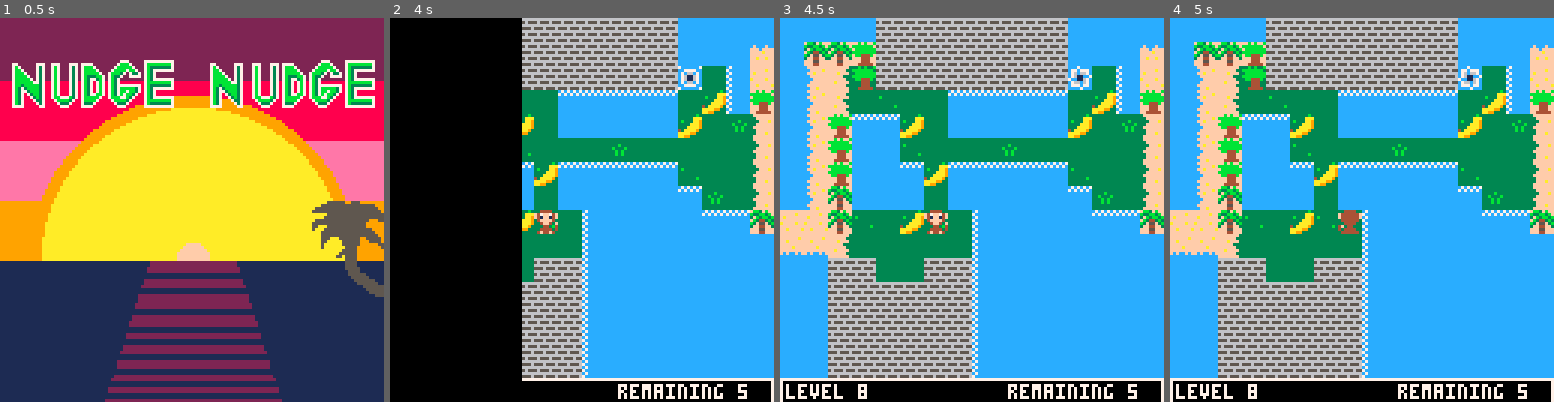
Above: before the commit, frames 1-4 (left to right).
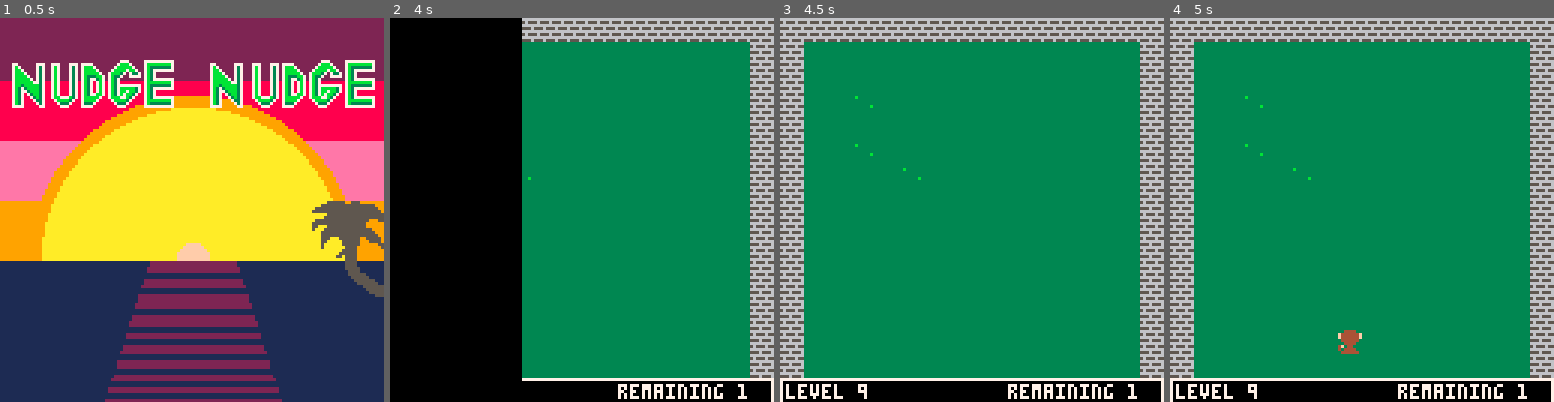
Above: after the commit, the same moments.

Repository: jlbeard84/pico8-nudge-nudge
Game: PICO-8 cartridge nudge-nudge.p8
The game is run twice, just before and just after one commit, with the same random seed, the same clock (stepped at 60 frames per second) and the same inputs.
Inputs:
- Up to frame 1 (0.5 s): tap X (X key) at 0.33 s
- Up to frame 2 (4 s): tap X (X key) at 1.07, 1.85, 2.97 s; hold Right 1.6-2.1 s; hold Up 2.15-2.42 s; hold Right 2.47-3.03 s; hold Left 3.08-3.58 s; hold Down 3.63-3.97 s
- Up to frame 3 (4.5 s): hold Right from 4.02 s (still down); tap X (X key) at 4.08 s
- Up to frame 4 (5 s): release Right at 4.68 s; hold Up from 4.73 s (still down)

Frame 1 is identical in both runs. In frame 2, 48% of the frame differs, in the area x 34-100%, y 0-99%; in frame 3, 75%; in frame 4, 75%, in the area x 0-100%, y 0-100%.

Commit message:
Somewhat broken map calculation for second row

Diff:
--- a/nudge-nudge.p8
+++ b/nudge-nudge.p8
@@ -2,11 +2,11 @@
 version 15
 __lua__
 --nudge-nudge
--- by jbeard
+-- (c) @jlateralus
 
 --gamestates:1=load,2=transitionin,3=game,4=transitionout,5=title,6=titleload
 
-level=7
+level=8
 gridsquare=8
 floorsprite=7
 restartcount=0
@@ -17,6 +17,7 @@
 stateincrementor=0
 stateloadmax=90
 statetransitionmax=127
+mapsperrow=8
 
 player={}
 player.x=0
@@ -63,11 +64,11 @@
 coloffset=0
 
 function calcxoffset(iterator)
-	return (iterator-((level-1)*blockcols))*gridsquare
+	return (iterator-((level-1-(8*flr((level-1)/8)))*blockcols))*gridsquare
 end
 
 function calcyoffset(iterator)
-	return (iterator)*gridsquare
+	return (iterator)*gridsquare*ceil(level/8)
 end
 
 function _init()
@@ -80,10 +81,8 @@
 		portal={}
 		player={}
 
-		-- todo: adjust after i know how many
-		-- levels fit per row in map
-		rowoffset=15
-		coloffset=((level-1)*blockcols)+blockcols
+		rowoffset=15*ceil(level/8)
+		coloffset=((level-1-(8*flr((level-1)/8)))*blockcols)+blockcols
 
 		rowstart=rowoffset-blockrows
 		colstart=coloffset-blockcols
@@ -123,6 +122,10 @@
 
  end
 
+end
+
+function ceil(num)
+  return flr(num+0x0.ffff)
 end
 
 function getsprrelxpos(x)
@@ -725,10 +728,25 @@
 0e0e0e0e0e0e0e0e0b0b0b0b0b0e0e0e0607071f15170e0b0b0b0e181111160e0e0e0e0e181b0f0f0f1a0f0f0f0c0e0e0e0b0b0b0b0f0f0f0f0f0b010b0b0f0e0e0e0e0e0e0e0e0e0e0e0e0e0e0e0e0e0e0e0e0e0e0e0e0e0e0e0e0e0e0e0e0e250e0e0e0e0e0e0e0e0e0e0e0e0e06250e0e2525252525250c0e0e0e0e0e0e0e
 0e0e0e0e0e0e0e0e0e0e0e0e0e0e0e0e06070707071f17171d1717191919160e0e0e0e0e0e0b0b0b0b0b0b0b0b0e0e0e0e0e0e0e0e070f1a0f0f0e0b0e0e0b0e0e0e0e0e0e0e0e0e0e0e0e0e0e0e0e0e0e0e0e0e0e0e0e0e0e0e0e0e0e0e0e0e250e0e0e0e0e0e0e0e0e0e0e0e0e06250e0e2525252525250c0e0e0e0e0e0e0e
 0e0e0e0e0e0e0e0e0e0e0e0e0e0e0e0e0e0b0b0b0b0b0e0e0e0e0e0e0e0e0e0e0e0e0e0e0e0e0e0e0e0e0e0e0e0e0e0e0e0e0e0e0e0b0b0b0b0b0e0e0e0e0e0e0e0e0e0e0e0e0e0e0e0e0e0e0e0e0e0e0e0e0e0e0e0e0e0e0e0e0e0e0e0e0e0e252525252525252525252525252525250e0e2525252525250c0e0e0e0e0e0e0e
-000000000000000000000000000000000000000000000e000000000000000000000000000000000000000000000000000000000000000000000000000000000000000000000000000000000000000000000000000000000000000000000000000000000000000000000000000000000000000000000000000000000000000000
-…(6 lines of a section not shown)…
+252525252525252525252525252525250000000000000e000000000000000000000000000000000000000000000000000000000000000000000000000000000000000000000000000000000000000000000000000000000000000000000000000000000000000000000000000000000000000000000000000000000000000000
+250f0f0f0f0f0f0f0f0000000000002500000000000000000000000000000000000000000000000000000000000000000000000000000000000000000000000000000000000000000000000000000000000000000000000000000000000000000000000000000000000000000000000000000000000000000000000000000000
+250f0f0f0f0f0f0f0f0000000000002500000000000000000000000000000000000000000000000000000000000000000000000000000000000000000000000000000000000000000000000000000000000000000000000000000000000000000000000000000000000000000000000000000000000000000000000000000000
+250f0f020f0f0f0f0f0000000000002500000000000000000000000000000000000000000000000000000000000000000000000000000000000000000000000000000000000000000000000000000000000000000000000000000000000000000000000000000000000000000000000000000000000000000000000000000000
+250f0f0f0f0f0f0f0f0000000000002500000000000000000000000000000000000000000000000000000000000000000000000000000000000000000000000000000000000000000000000000000000000000000000000000000000000000000000000000000000000000000000000000000000000000000000000000000000
+250f0f050f0f0f0f0f0000000000002500000000000000000000000000000000000000000000000000000000000000000000000000000000000000000000000000000000000000000000000000000000000000000000000000000000000000000000000000000000000000000000000000000000000000000000000000000000
+250f0f0f0f010f0f0f0000000000002500000000000000000000000000000000000000000000000000000000000000000000000000000000000000000000000000000000000000000000000000000000000000000000000000000000000000000000000000000000000000000000000000000000000000000000000000000000
+250f0f0f0f0f0f0f0f0000000000002500000000000000000000000000000000000000000000000000000000000000000000000000000000000000000000000000000000000000000000000000000000000000000000000000000000000000000000000000000000000000000000000000000000000000000000000000000000
+250f0f0f0f0f0f0f0f0000000000002500000000000000000000000000000000000000000000000000000000000000000000000000000000000000000000000000000000000000000000000000000000000000000000000000000000000000000000000000000000000000000000000000000000000000000000000000000000
+2500000000000000000000000000002500000000000000000000000000000000000000000000000000000000000000000000000000000000000000000000000000000000000000000000000000000000000000000000000000000000000000000000000000000000000000000000000000000000000000000000000000000000
+2500000000000000000000000000002500000000000000000000000000000000000000000000000000000000000000000000000000000000000000000000000000000000000000000000000000000000000000000000000000000000000000000000000000000000000000000000000000000000000000000000000000000000
+2500000000000000000000000000002500000000000000000000000000000000000000000000000000000000000000000000000000000000000000000000000000000000000000000000000000000000000000000000000000000000000000000000000000000000000000000000000000000000000000000000000000000000
+2500000000000000000000000000002500000000000000000000000000000000000000000000000000000000000000000000000000000000000000000000000000000000000000000000000000000000000000000000000000000000000000000000000000000000000000000000000000000000000000000000000000000000
+2500000000000000000000000000002500000000000000000000000000000000000000000000000000000000000000000000000000000000000000000000000000000000000000000000000000000000000000000000000000000000000000000000000000000000000000000000000000000000000000000000000000000000
+2500000000000000000000000000002500000000000000000000000000000000000000000000000000000000000000000000000000000000000000000000000000000000000000000000000000000000000000000000000000000000000000000000000000000000000000000000000000000000000000000000000000000000
+2525252525252525252525252525252500000000000000000000000000000000000000000000000000000000000000000000000000000000000000000000000000000000000000000000000000000000000000000000000000000000000000000000000000000000000000000000000000000000000000000000000000000000
+…(6 lines of a section not shown)…
